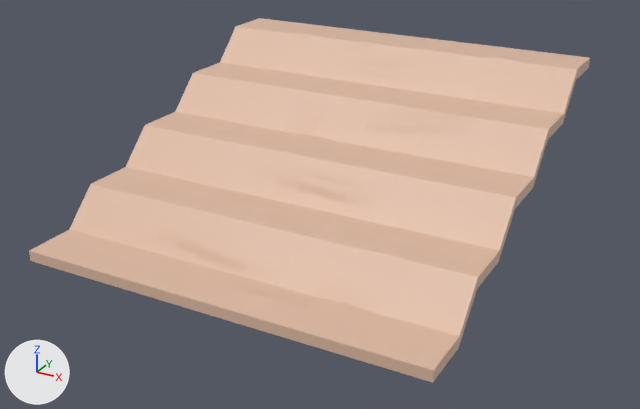
The FBX model UnityProjects/HoH/Assets/_Project/Art/Models/structure_stairstraight.fbx, before and after one commit.
The view is the same before and after, from a camera (50 mm lens) standing at (5.69, -4.88, 3.59) and looking at (2.07, 1.7, 0.31). The lights are fixed; the arrows at lower left show +X, +Y and +Z. The older version comes first. Objects named as collision shapes, trigger or cutter boxes, shadow casters or lower levels of detail are left out. Where no turn or scale is listed for an object, it has been applied to the vertices. Vertices at exactly the same position are counted once.

Script lines for the objects in view, before the commit:
```python
me_mesh = bpy.data.meshes.new('Mesh')
me_mesh.from_pydata(...)  # 9751 vertices, 9728 faces; spans x 0.1..3.9, y 0.0..3.83, z -0.03..1.45
me_mesh.materials.append(mat_wip)  # picture img_trimsheet_wip_png
ob_stairstraight_steps_lod0 = bpy.data.objects.new('stairstraight_steps_LOD0', me_mesh)
ob_stairstraight_steps_lod0.location = (0.0, 0.0, 0.0)
```
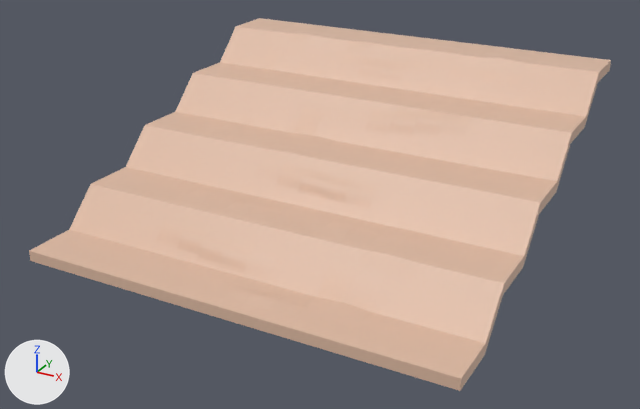
The newer file is also turned or shifted as a whole; pictures and numbers use the older file's frame.

Pixel boxes (x1, y1, x2, y2) of what changed, in the pictures (640 x 409 px; the box of a moved part takes in the faces that stretch with it):
```json
{"object": "stairstraight_steps_LOD0", "change": "reshaped", "before": [29, 18, 590, 383], "after": [29, 18, 611, 391]}
{"part": 1, "of": "me_mesh", "change": "moved or reshaped", "before": [433, 58, 590, 382], "after": [433, 58, 611, 391]}
{"part": 2, "of": "me_mesh", "change": "surface changed", "before": [430, 57, 590, 383], "after": [430, 57, 609, 389]}
```

Scene script edits in JSON lines:
```json
{"block": "me_mesh", "where": "# used by ob_stairstraight_steps_lod0; location = (0.0, 0.0, 0.0)"}
{"op": "remove", "block": "me_mesh", "code": "me_mesh.from_pydata(...)  # 9751 vertices, 9728 faces; spans x 0.1..3.9, y 0.0..3.83, z -0.03..1.45"}
{"op": "add", "block": "me_mesh", "code": "me_mesh.from_pydata(...)  # 10071 vertices, 10048 faces; spans x 0.1..4.1, y 0.0..3.83, z -0.03..1.45"}
{"block": "me_mesh", "change": "me_mesh part 1: 2150 vertices moved from x 3.9, y 0.03..3.8, z 0.01..1.43 to x 4.1, y 0.0..3.83, z 0.0..1.43; 8 vertices removed from x 3.9, y 0.03..3.8, z 0.01..1.43; 328 vertices added at x 4.1, y 0.0..3.83, z 0.0..1.43"}
{"block": "me_mesh", "change": "me_mesh part 2: 5951 kept faces spanning x 0.1..4.1, y 0.0..3.83, z -0.03..1.45 get new texture (UV) coordinates"}
```
